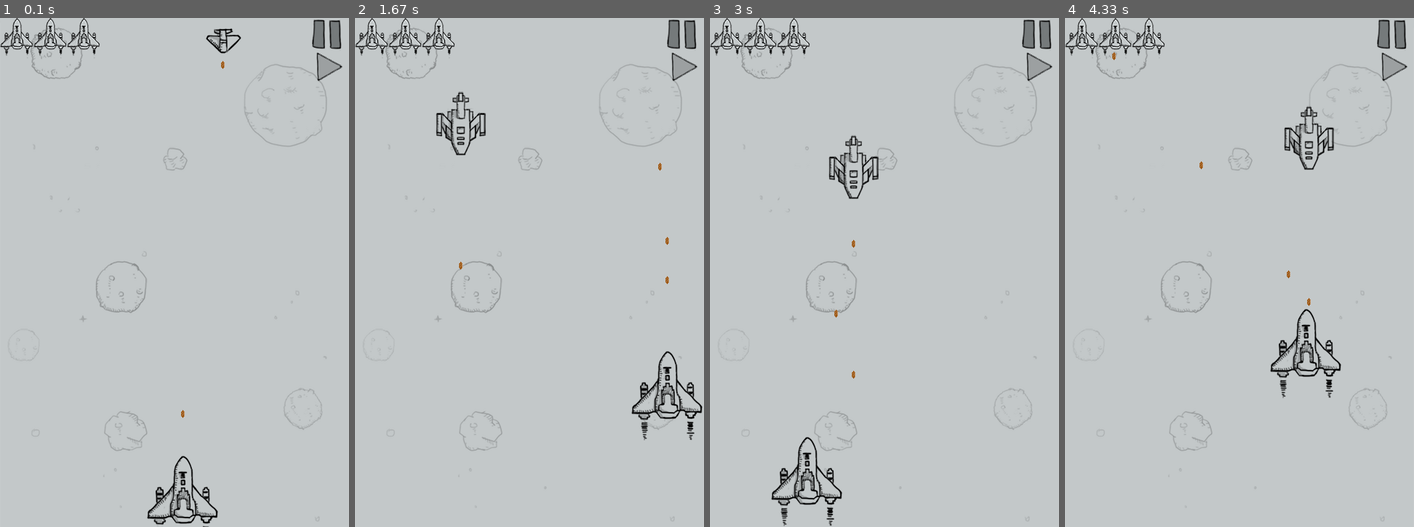
Above: before the commit, frames 1-4 (left to right).
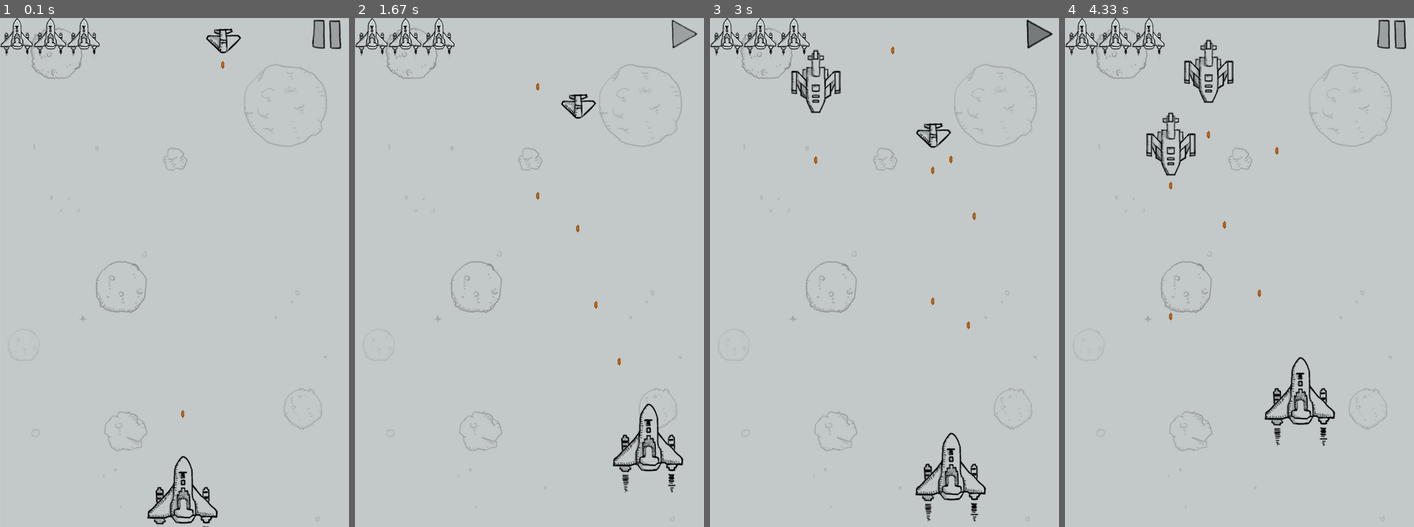
Above: after the commit, the same moments.

Repository: congweiH/AircraftWars-usePyGame
Game: pygame game, started from main.py
Same seed, same stepped clock (60 frames per second), same inputs: the game is played once before the commit and once after it.
Inputs:
- Up to frame 1 (0.1 s): no input
- Up to frame 2 (1.67 s): tap Space at 0.33, 0.73, 1.03, 1.23, 1.57 s; hold Right 0.67-1.13 s; hold Up 1.17-1.47 s; hold Right from 1.5 s (still down)
- Up to frame 3 (3 s): tap Space at 1.87, 2.07, 2.37, 2.63, 2.97 s; release Right at 1.97 s; hold Left 2-2.53 s; hold Down 2.57-2.87 s; hold Left from 2.9 s (still down)
- Up to frame 4 (4.33 s): tap Space at 3.27, 3.4, 3.8, 4.1 s; release Left at 3.3 s; hold Up 3.33-3.7 s; hold Right from 3.73 s (still down)

The runs differ from the first frame. In frame 1, 0.5% of the frame differs, in the area x 89-99%, y 0-13%; in frame 2, 3.3%; in frame 3, 3.9%; in frame 4, 4.2%, in the area x 13-99%, y 0-85%.

Commit message:
更新暂停重播功能

Diff:
--- a/main.py
+++ b/main.py
@@ -62,10 +62,12 @@
             exit()
         if event.type == MOUSEBUTTONDOWN:
             M_X, M_Y = event.pos
-            if GAMEOVER_X < M_X and M_X < GAMEOVER_X + gameover_img.get_rect().width and GAMEOVER_Y < M_Y and M_Y < GAMEOVER_Y + gameover_img.get_rect().height:
+            if GAMEOVER_X < M_X and M_X < GAMEOVER_X + gameover_img.get_rect().width and \
+                    GAMEOVER_Y < M_Y and M_Y < GAMEOVER_Y + gameover_img.get_rect().height:
                 pygame.quit()
                 exit()
-            if AGAIN_X < M_X and M_X < AGAIN_X + again_img.get_rect().width and AGAIN_Y < M_Y and M_Y < AGAIN_Y + again_img.get_rect().height:
+            if AGAIN_X < M_X and M_X < AGAIN_X + again_img.get_rect().width and AGAIN_Y < M_Y and \
+                    M_Y < AGAIN_Y + again_img.get_rect().height:
                 start = True
                 player = Player()
                 enemies1 = pygame.sprite.Group()
@@ -75,6 +77,44 @@
                 break
 
     pygame.display.update()
+
+def pause_resume():
+    for event in pygame.event.get():
+        if event.type == pygame.QUIT:
+            pygame.quit()
+            exit()
+        if event.type == KEYDOWN and event.key == K_SPACE:
+            # 当时状态是播放，需要改成暂停
+            while True:
+                screen.blit(pause_pressed, (SCREEN_WIDTH - pause_pressed.get_rect().width, 0))
+                for event in pygame.event.get():
+                    if event.type == pygame.QUIT:
+                        pygame.quit()
+                        exit()
+                    if event.type == KEYUP and event.key == K_SPACE:
+                        while True:
+                            screen.fill(0)
+                            screen.blit(background_img, (0, 0))
+                            screen.blit(resume_nor, (SCREEN_WIDTH - resume_nor.get_rect().width, 0))
+                            player.draw(screen)
+                            player.bullets.draw(screen)
+                            enemies1.draw(screen)
+                            for enemy in enemies1:
+                                enemy.bullets.draw(screen)
+
+                            for event in pygame.event.get():
+                                if event.type == pygame.QUIT:
+                                    pygame.quit()
+                                    exit()
+                                if event.type == KEYDOWN and event.key == K_SPACE:
+                                    while True:
+                                        screen.blit(resume_pressed, (SCREEN_WIDTH - resume_pressed.get_rect().width, 0))
+                                        for event in pygame.event.get():
+                                            if event.type == KEYUP and event.key == K_SPACE:
+                                                return True
+                                        pygame.display.update()
+                            pygame.display.update()
+                pygame.display.update()
 
 while True:
     if start == False:
@@ -88,8 +128,8 @@
             # 绘制背景
             screen.fill(0)
             screen.blit(background_img, (0,0))
-            screen.blit(pause_pressed, (SCREEN_WIDTH - pause_pressed.get_rect().width,0))
-            screen.blit(resume_nor, (SCREEN_WIDTH - resume_nor.get_rect().width, pause_pressed.get_rect().height))
+            screen.blit(pause_nor, (SCREEN_WIDTH - pause_nor.get_rect().width,0))
+            # screen.blit(resume_nor, (SCREEN_WIDTH - resume_nor.get_rect().width, pause_pressed.get_rect().height))
             # 绘制玩家飞机
             if not player.is_hit:
                 player.draw(screen)
@@ -137,7 +177,7 @@
                 enemies_down.add(enemy_down)
             # 绘制敌机
             enemies1.draw(screen)
-            bullets.draw(screen)
+            # bullets.draw(screen)
             # 绘制击毁动画
             for enemy_down in enemies_down:
                 if enemy_down.down_index > 7:
@@ -157,27 +197,6 @@
                 if key_pressed[K_RIGHT]:
                     player.moveRight()
 
-            for event in pygame.event.get():
-                if event.type==pygame.QUIT:
-                    pygame.quit()
-                    exit()
-                if event.type == MOUSEBUTTONDOWN:
-                    M_X, M_Y = event.pos
-                    if (SCREEN_WIDTH-pause_pressed.get_rect().width < M_X and M_X < SCREEN_WIDTH and 0 < M_Y and M_Y < pause_pressed.get_rect().height*2):
-                        flag = 0
-                        while True:
-                            if flag:
-                                break
-                            screen.blit(pause_nor, (SCREEN_WIDTH - pause_nor.get_rect().width, 0))
-                            screen.blit(resume_pressed,(SCREEN_WIDTH - resume_pressed.get_rect().width, pause_pressed.get_rect().height))
-                            for event in pygame.event.get():
-                                if event.type == pygame.QUIT:
-                                    pygame.quit()
-                                    exit()
-                                if event.type == MOUSEBUTTONDOWN:
-                                    M_X, M_Y = event.pos
-                                    if(SCREEN_WIDTH-pause_pressed.get_rect().width < M_X and M_X < SCREEN_WIDTH and 0 < M_Y and M_Y < pause_pressed.get_rect().height*2):
-                                        flag = 1
-                                        break
-                            pygame.display.update()
+            pause_resume()      # 暂停功能
+
             pygame.display.update()
